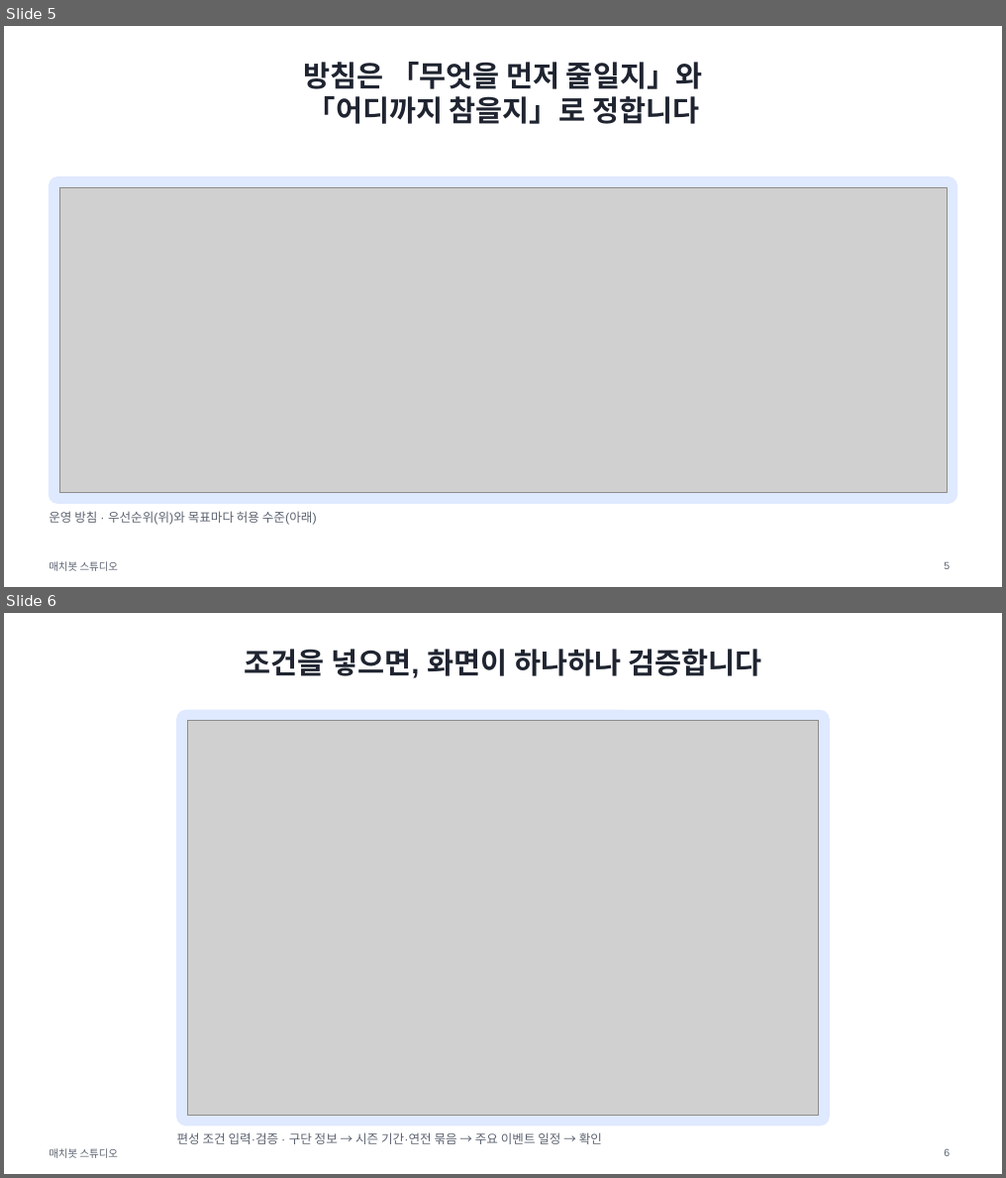
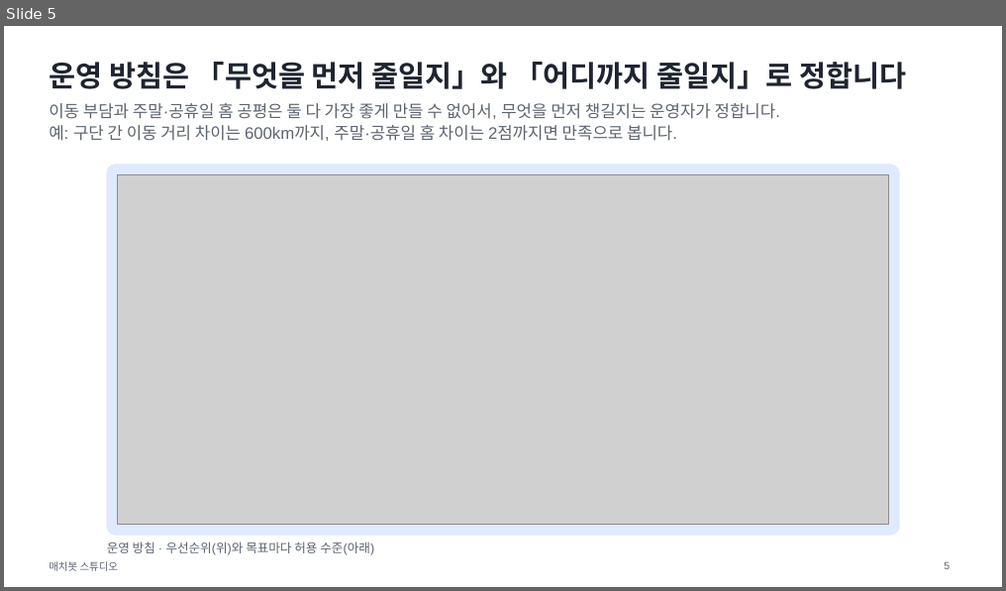
Before and after one commit to drimdrim2002/kbo-scheduler, a slide deck: docs/deck/matchbot-talk.pptx. Shown one above the other, each under a label of ours: slides 5 and 6 before the commit, slide 5 after it. The pictures are 1006x1178 and 1006x591 pixels, drawn with LibreOffice and Linux fonts; fonts in the diff are those of the drawing; grey boxes stand for pictures. Boxes give left, top, right and bottom in pixels: in the first picture for what was removed or moved away, otherwise in the second. Text is boxed around its words. In the diff, an @@ line names an element or a change of style, - is before the commit and + after.

```diff
--- a/docs/deck/matchbot-talk.pptx
+++ b/docs/deck/matchbot-talk.pptx
@@ slide 6 removed at (x1=4, y1=613, x2=1002, y2=1174), background #FFFFFF; not listed: 1 template element that a slide beside it also shows @@
@@ title removed at (x1=245, y1=649, x2=761, y2=678) @@
-조건을 넣으면, 화면이 하나하나 검증합니다
@@ rounded rectangle removed at (x1=177, y1=710, x2=829, y2=1126) @@
@@ picture removed at (x1=187, y1=721, x2=819, y2=1115) @@
@@ text removed at (x1=177, y1=1133, x2=602, y2=1145) @@
-편성 조건 입력·검증 · 구단 정보 → 시즌 기간·연전 묶음 → 주요 이벤트 일정 → 확인
@@ page number removed at (x1=944, y1=1150, x2=949, y2=1157) @@
-6
@@ slide 5 changed as well @@
@@ title at (x1=49, y1=62, x2=907, y2=89): text changed @@
-방침은 「무엇을 먼저 줄일지」와
-「어디까지 참을지」로 정합니다
+운영 방침은 「무엇을 먼저 줄일지」와 「어디까지 줄일지」로 정합니다
@@ text added at (x1=49, y1=103, x2=780, y2=141), 16 pt, text #5C6370 @@
+이동 부담과 주말·공휴일 홈 공평은 둘 다 가장 좋게 만들 수 없어서, 무엇을 먼저 챙길지는 운영자가 정합니다.
+예: 구단 간 이동 거리 차이는 600km까지, 주말·공휴일 홈 차이는 2점까지면 만족으로 봅니다.
@@ rounded rectangle resized from (x1=49, y1=177, x2=957, y2=503) to (x1=107, y1=165, x2=899, y2=535) @@
@@ rounded rectangle at (x1=107, y1=165, x2=899, y2=535): proportions changed @@
@@ picture resized from (x1=59, y1=187, x2=946, y2=493) to (x1=117, y1=174, x2=889, y2=525) @@
@@ text "운영 방침 · 우선순위(위)와 목표마다 ..." moved from (x1=49, y1=511, x2=317, y2=525) to (x1=107, y1=542, x2=374, y2=556) @@
```
Also in this commit, not shown: 7 other slides changed, 4 slides added, 5 other slides removed, 9 other files.
